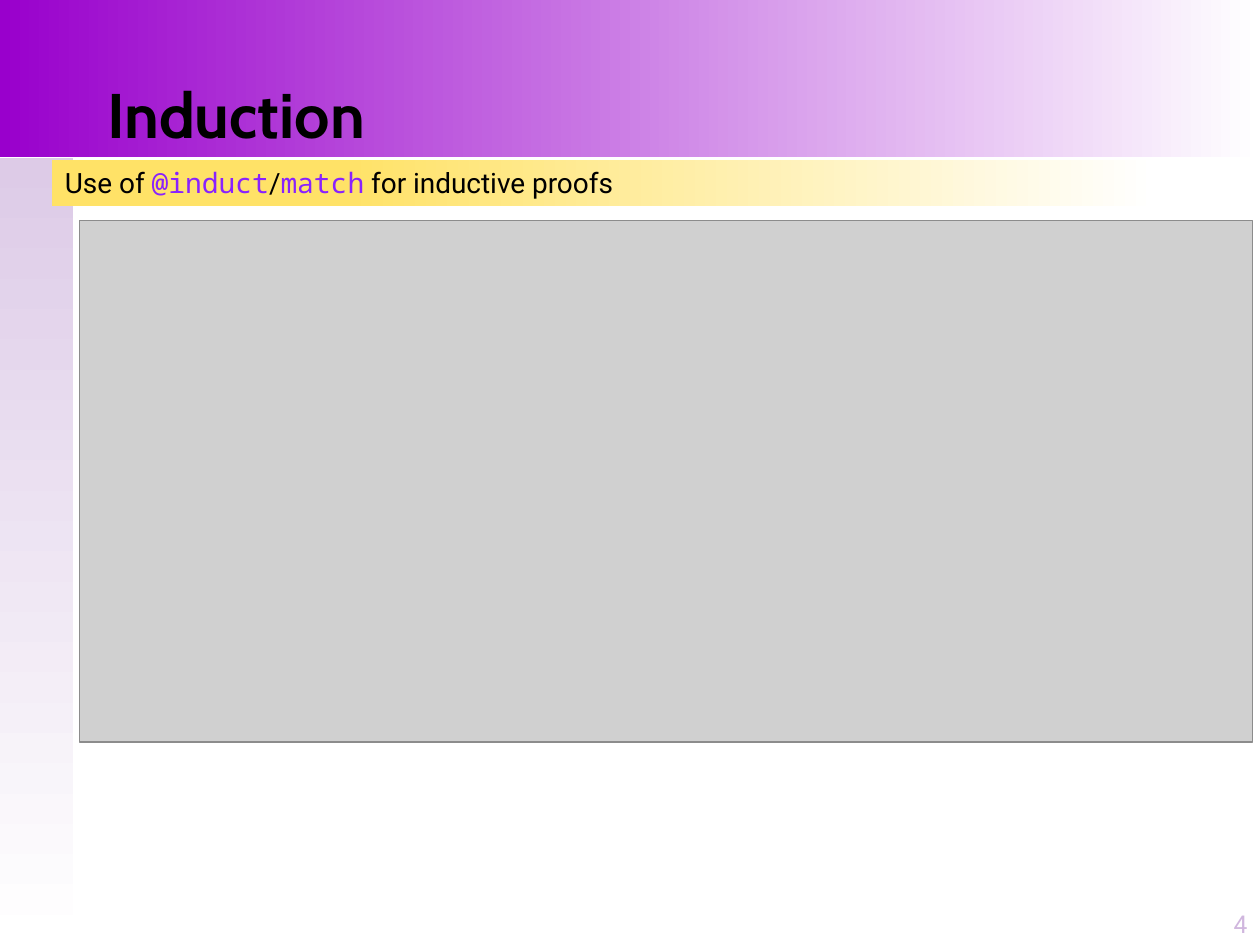
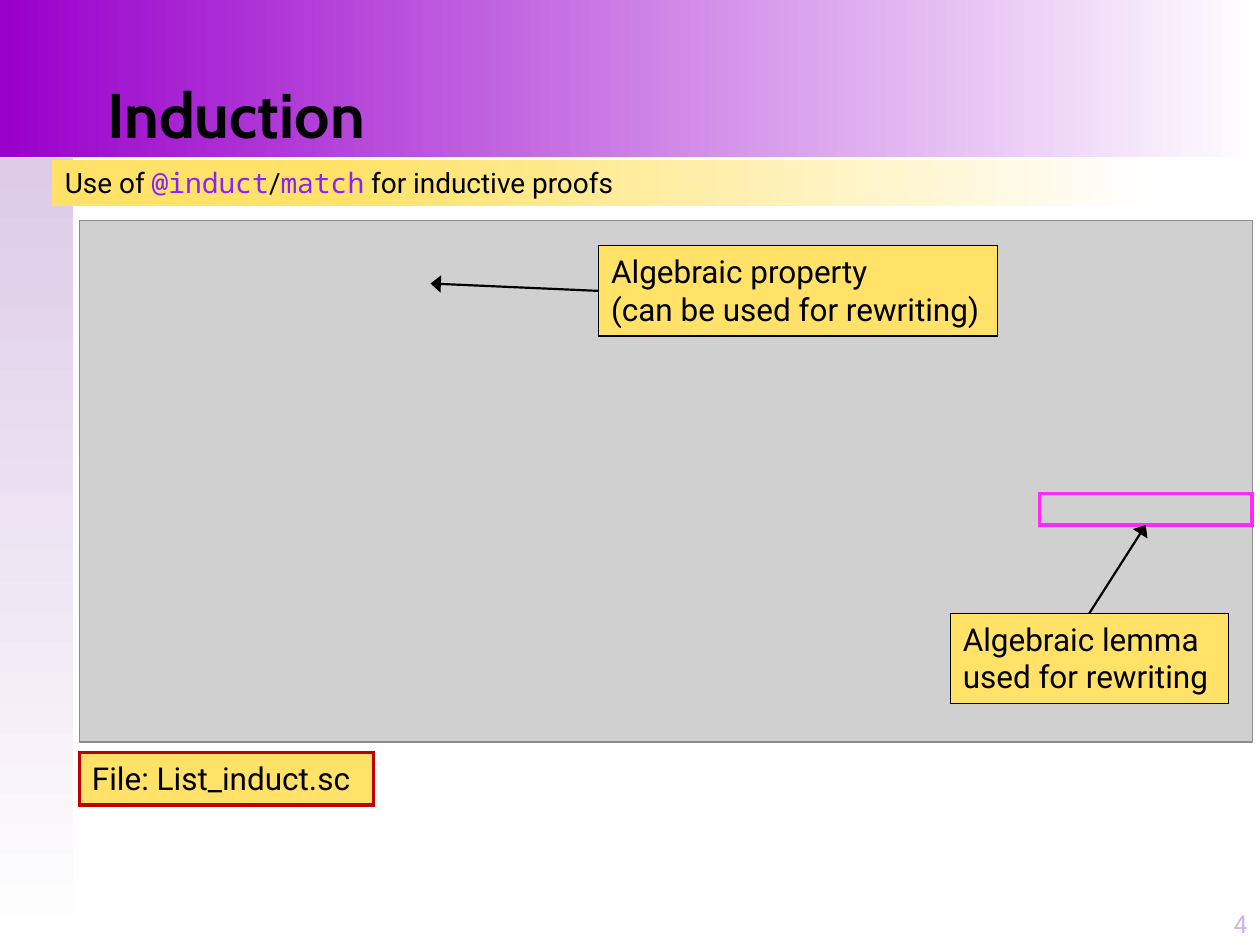
Before and after one commit to santoslab/stress24, a slide deck: slide 4 of slides/A-01-03-Proofs-Induction.pptx. Drawn at 1260x945 pixels with LibreOffice and Linux fonts; fonts in the diff are those of the drawing; grey boxes stand for pictures. Boxes give left, top, right and bottom in pixels: in the first picture for what was removed or moved away, otherwise in the second. Text is boxed around its words. In the diff, an @@ line names an element or a change of style, - is before the commit and + after.

```diff
--- a/slides/A-01-03-Proofs-Induction.pptx
+++ b/slides/A-01-03-Proofs-Induction.pptx
@@ rectangle added at <box>598,246,998,336</box>, fill #FFE267, outline #000000 0.75 pt, 18 pt, text #000000 @@
+Algebraic property
+(can be used for rewriting)
@@ arrow added from (598, 291) to (431, 284), #000000 1.25 pt @@
@@ rectangle added at <box>1040,494,1252,525</box>, outline #FF29FF 2 pt @@
@@ arrow added from (1090, 614) to (1145, 525), #000000 1.25 pt @@
@@ rectangle added at <box>950,614,1228,704</box>, fill #FFE267, outline #000000 0.75 pt, 18 pt, text #000000 @@
+Algebraic lemma used for rewriting
@@ rectangle added at <box>79,752,373,805</box>, fill #FFE267, outline #C00000 2 pt, 18 pt, text #000000 @@
+File: List_induct.sc
```
Also in this commit, not shown: 3 other slides changed, 7 other files.
